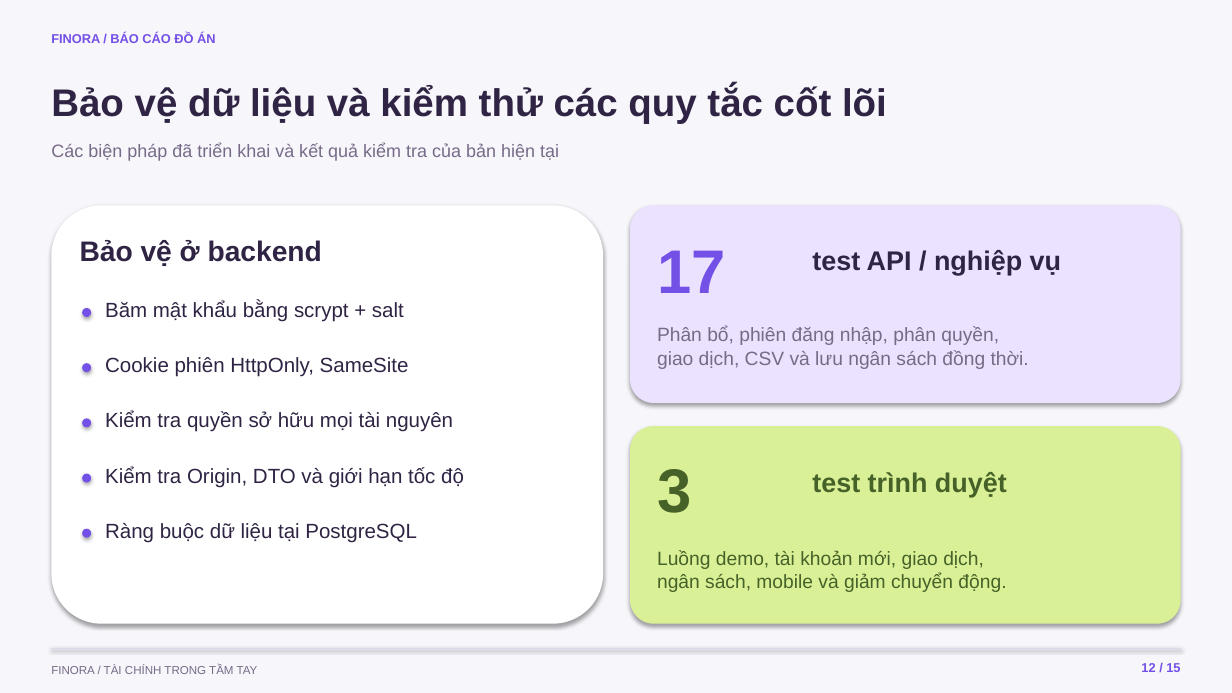
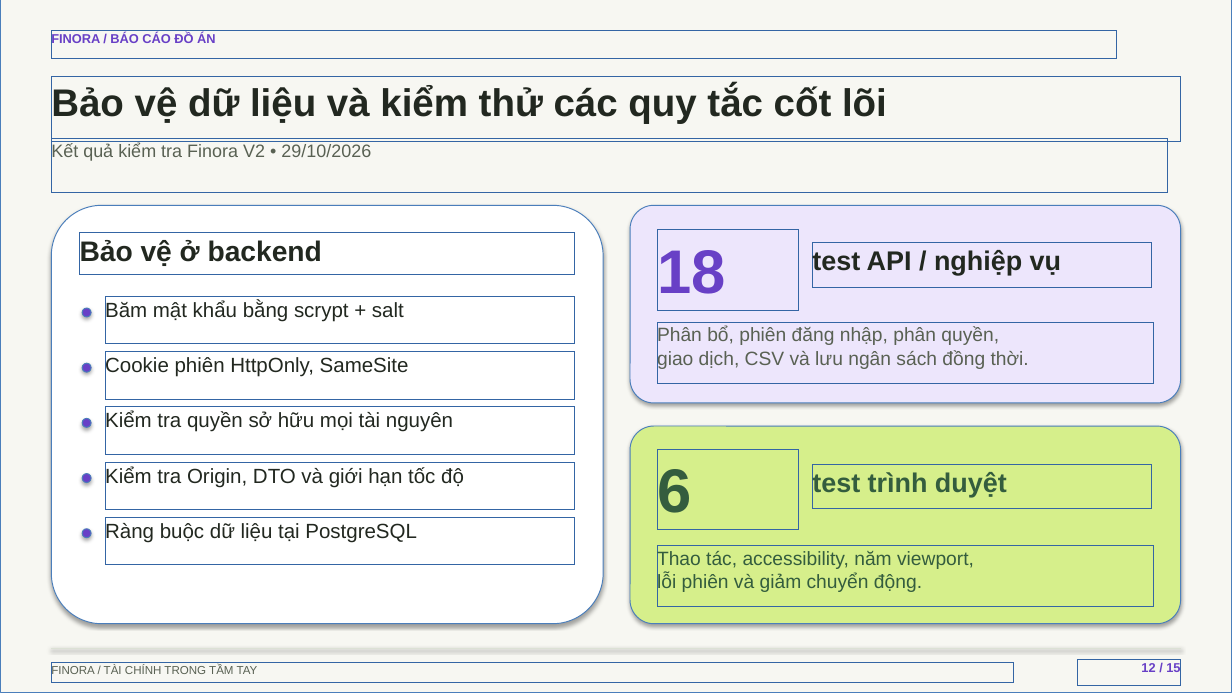
Before and after one commit to tunato2807-del/qlduanphammen, a slide deck: slide 12 of docs/presentation/Finora-Thuyet-trinh.pptx. Drawn at 1232x693 pixels with LibreOffice and Linux fonts; fonts in the diff are those of the drawing. Boxes give left, top, right and bottom in pixels: in the first picture for what was removed or moved away, otherwise in the second. Text is boxed around its words. In the diff, an @@ line names an element or a change of style, - is before the commit and + after.

Commit message:
docs: deliver Finora V2 screenshots design and updated presentation

```diff
--- a/docs/presentation/Finora-Thuyet-trinh.pptx
+++ b/docs/presentation/Finora-Thuyet-trinh.pptx
@@ rectangle at box(0, 0, 1232, 693): fill #F7F6FB to #F7F7F2 @@
@@ text "FINORA / BÁO CÁO ĐỒ ..." at box(51, 33, 215, 46): text colour #7350E6 to none @@
@@ text at box(51, 143, 371, 161): text changed; text colour #776B88 to none @@
-Các biện pháp đã triển khai và kết quả kiểm tra của bản hiện tại
+Kết quả kiểm tra Finora V2 • 29/10/2026
@@ rounded rectangle at box(630, 205, 1181, 403): fill #EAE2FF to #EDE6FC @@
@@ text at box(657, 243, 725, 304): text changed; text colour #7350E6 to none @@
-17
+18
@@ text colour #302444 to none in 8 elements at box(51, 86, 887, 124), box(80, 240, 322, 266), box(105, 301, 404, 322), box(105, 356, 409, 377), box(105, 411, 453, 432), box(105, 467, 464, 488), box(105, 522, 417, 543), box(812, 249, 1061, 275) @@
@@ text "Phân bổ, phiên đăng nhập, ..." at box(657, 327, 1029, 369): text colour #776B88 to none @@
@@ rounded rectangle at box(630, 426, 1181, 624): fill #D9F096 to #D6EF8B @@
@@ text at box(657, 463, 691, 524): text changed; text colour #466229 to none @@
-3
+6
@@ text "test trình duyệt" at box(812, 471, 1007, 497): text colour #466229 to none @@
@@ fill #7350E6 to #6840C6 in 5 elements at box(82, 308, 91, 317), box(82, 363, 91, 372), box(82, 419, 91, 428), box(82, 473, 91, 482), box(82, 529, 91, 538) @@
@@ text at box(657, 550, 974, 593): text changed; text colour #466229 to none @@
-Luồng demo, tài khoản mới, giao dịch,
-ngân sách, mobile và giảm chuyển động.
+Thao tác, accessibility, năm viewport,
+lỗi phiên và giảm chuyển động.
@@ text "FINORA / TÀI CHÍNH TRONG ..." at box(51, 665, 258, 677): text colour #776B88 to none @@
@@ text "12 / 15" at box(1141, 663, 1180, 672): text colour #7350E6 to none @@
```
Also in this commit, not shown: 14 other slides changed, 17 other files.
